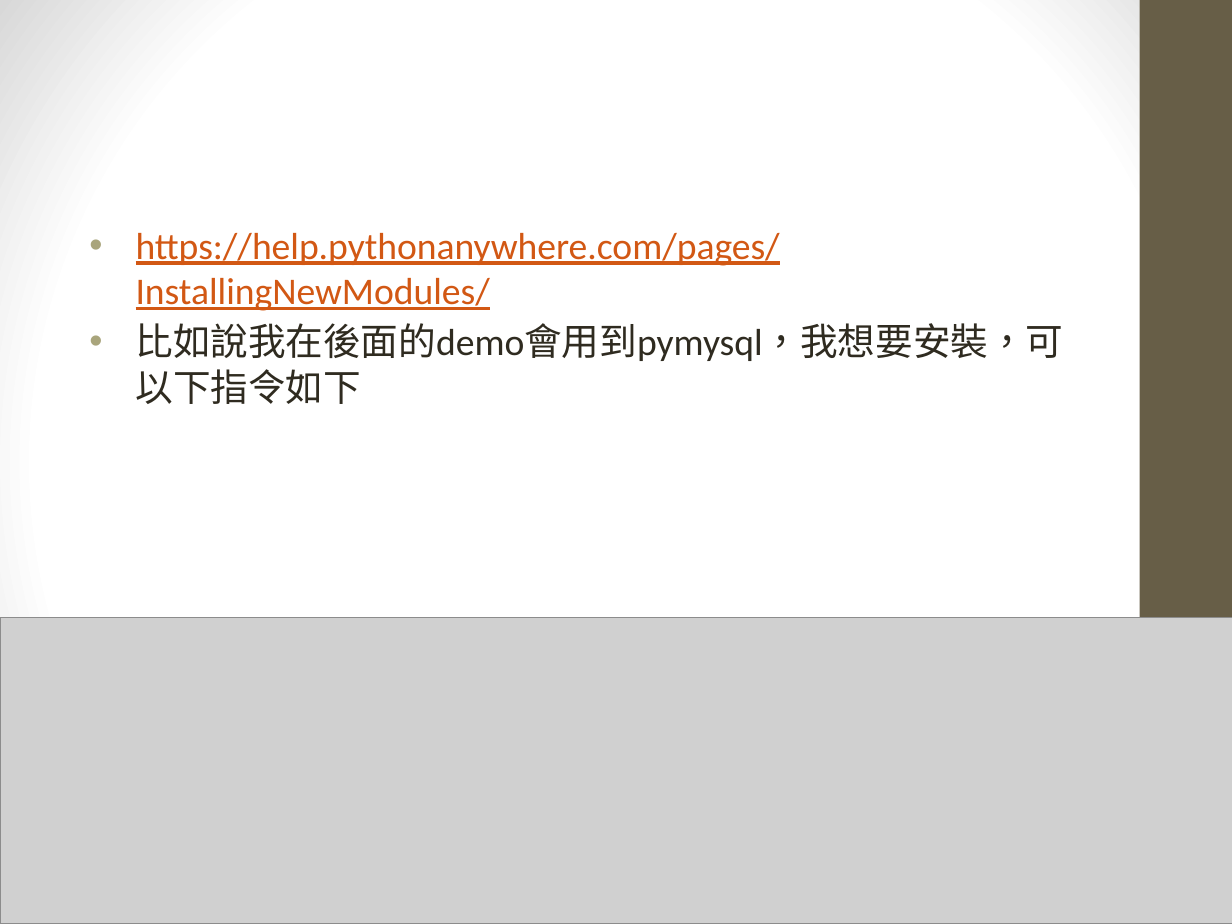
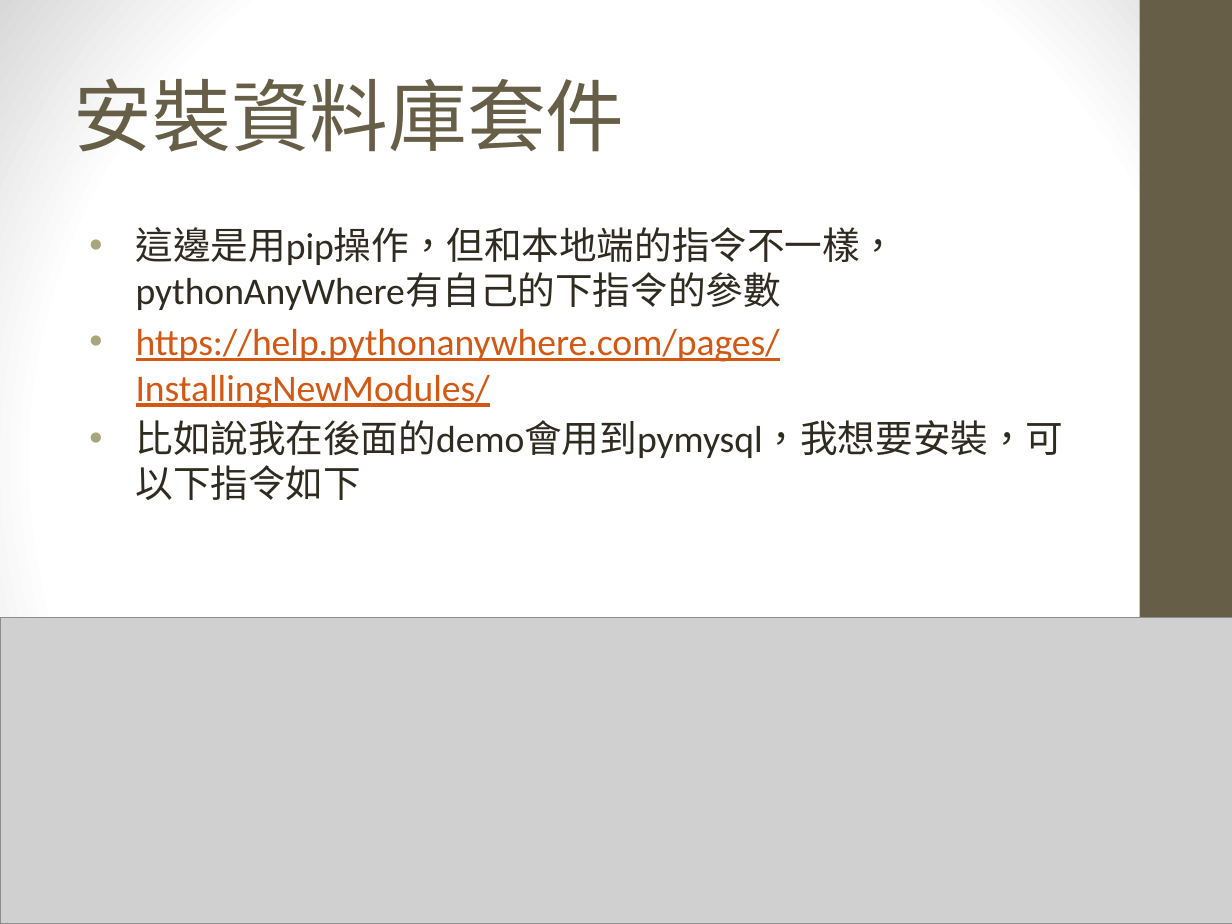
Before and after one commit to maloyang/KH20221202_IoT_Data_Science, a slide deck: slide 53 of W04/W04_web.pptx. Drawn at 1232x924 pixels with LibreOffice and Linux fonts; fonts in the diff are those of the drawing; grey boxes stand for pictures. Boxes give left, top, right and bottom in pixels: in the first picture for what was removed or moved away, otherwise in the second. Text is boxed around its words. In the diff, an @@ line names an element or a change of style, - is before the commit and + after.

```diff
--- a/W04/W04_web.pptx
+++ b/W04/W04_web.pptx
@@ title added at [74,78,625,152], 46 pt, text #675E47 @@
+安裝資料庫套件
@@ text at [136,227,898,310]: paragraph added @@
+• 這邊是用pip操作，但和本地端的指令不一樣，pythonAnyWhere有自己的下指令的參數
```
Also in this commit, not shown: 2 other slides changed, 4 slides added, 10 other files.
